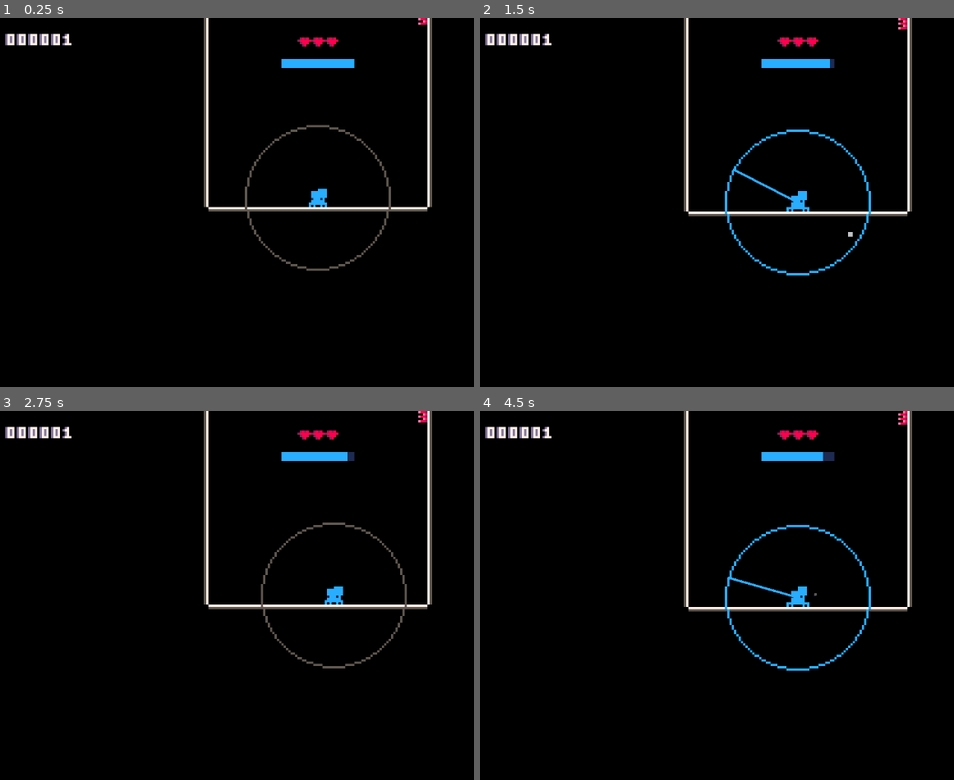
Above: before the commit, frames 1-4 (two rows, left to right).
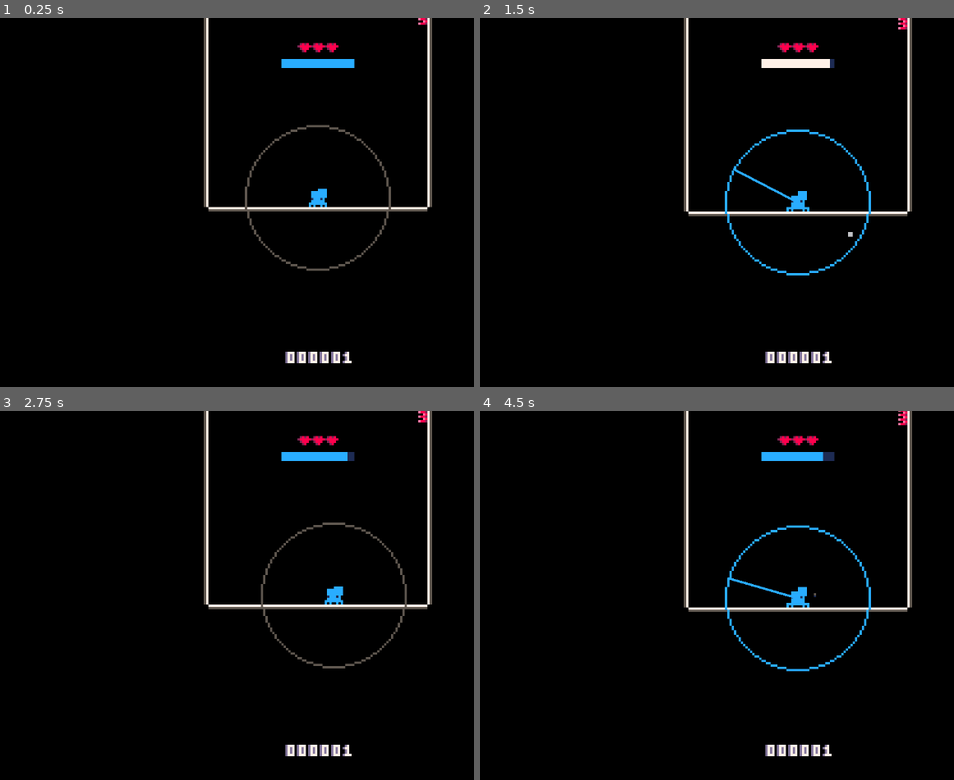
Above: after the commit, the same moments.

Repository: Flamenccio/spider-jump
Game: Godot game, scene res://scenes/game.tscn
Two runs of this game, one before a commit and one after it. Both use one fixed random seed, a clock stepped at 60 frames per second and the inputs below. The engine's default icon, where the game draws it, is replaced by a stand-in: a white triangle on a blue panel in a dark square.
Inputs (mouse positions are in pixels of both pictures, inside the frame that each line leads up to):
- Up to frame 1 (0.25 s): no input
- Up to frame 2 (1.5 s): tap Enter at 0.5 s; move the mouse to (944, 184) at 0.52 s; press the mouse at (944, 184) at 0.53 s; hold D (move_right) 0.53-1.25 s; release the mouse at (944, 184) at 1.25 s; drag from (664, 220) to (797, 29) at 1.27 s
- Up to frame 3 (2.75 s): move the mouse to (383, 514) at 2.02 s; hold D (move_right) from 2.03 s (still down); tap Delete at 2.1 s
- Up to frame 4 (4.5 s): release D (move_right) at 2.75 s; drag from (764, 669) to (811, 599) at 2.77 s; move the mouse to (outside the picture) at 3.52 s; hold A (move_left) 3.53-4.25 s; tap V at 3.6 s; drag from (598, 540) to (797, 599) at 4.27 s

The runs differ from the first frame. In frame 1, 1.0% of the frame differs, in the area x 1-75%, y 4-94%; in frame 2, 1.4%; in frame 3, 1.0%; in frame 4, 1.9%, in the area x 1-92%, y 0-94%.

Commit message:
make ui look nicer

Diff:
--- a/project.godot
+++ b/project.godot
@@ -25,6 +25,7 @@
 window/size/resizable=false
 window/stretch/mode="viewport"
 window/stretch/aspect="keep_height"
+window/stretch/scale_mode="integer"
 
 [dotnet]
 
--- a/scenes/game.tscn
+++ b/scenes/game.tscn
@@ -19,6 +19,8 @@
 [ext_resource type="Script" uid="uid://dnoeb3fn86sbl" path="res://scripts/player/player_stats.gd" id="17_gxtfn"]
 [ext_resource type="Script" uid="uid://ce1isg2vm823x" path="res://scripts/player/pull_dragline.gd" id="18_twgab"]
 [ext_resource type="Script" uid="uid://bhhvu1j2kktg0" path="res://scripts/player/player_safe_spot.gd" id="20_1kice"]
+[ext_resource type="Script" uid="uid://c1k8ocrddkrar" path="res://scripts/ui/heart_shatter_particles.gd" id="21_5newe"]
+[ext_resource type="Texture2D" uid="uid://c0xc1146gnb15" path="res://sprites/heart_shatter_particles-Sheet.png" id="21_37s47"]
 
 [sub_resource type="RectangleShape2D" id="RectangleShape2D_eow3j"]
 size = Vector2(256, 16)
@@ -28,6 +30,10 @@
 
 [sub_resource type="AtlasTexture" id="AtlasTexture_264po"]
 atlas = ExtResource("6_e1j6l")
+
+[sub_resource type="AtlasTexture" id="AtlasTexture_1kice"]
+atlas = ExtResource("21_37s47")
+region = Rect2(3, 3, 2, 2)
 
 [node name="Game" type="Node2D" node_paths=PackedStringArray("_player")]
 script = ExtResource("1_264po")
@@ -119,6 +125,20 @@
 scale = Vector2(0.0195312, 0.0195312)
 texture = SubResource("AtlasTexture_264po")
 
+[node name="HeartShatterParticles" type="CPUParticles2D" parent="."]
+emitting = false
+amount = 25
+texture = SubResource("AtlasTexture_1kice")
+lifetime = 2.0
+one_shot = true
+explosiveness = 1.0
+direction = Vector2(0, -1)
+spread = 22.5
+gravity = Vector2(0, 245)
+initial_velocity_min = 50.0
+initial_velocity_max = 150.0
+script = ExtResource("21_5newe")
+
 [connection signal="on_game_over" from="." to="UI/DeathScreen" method="show"]
 [connection signal="score_updated" from="." to="PlayerStats" method="update_score"]
 [connection signal="stamina_drained" from="." to="PlayerStats" method="change_stamina"]
@@ -142,6 +162,7 @@
 [connection signal="external_stamina_restore" from="Player" to="PlayerStats" method="change_stamina"]
 [connection signal="body_entered" from="LevelSpawnTrigger" to="LevelSpawnTrigger" method="_on_player_entered"]
 [connection signal="player_entered" from="LevelSpawnTrigger" to="LevelSpawner" method="spawn_new_level"]
+[connection signal="external_health_lost" from="UI/Hud" to="HeartShatterParticles" method="spawn_particles"]
 [connection signal="health_updated" from="PlayerStats" to="UI/Hud" method="_on_health_updated"]
 [connection signal="player_died" from="PlayerStats" to="." method="game_over"]
 [connection signal="score_updated" from="PlayerStats" to="UI/Hud" method="_on_score_updated"]
--- a/scenes/hud.tscn
+++ b/scenes/hud.tscn
@@ -1,8 +1,9 @@
-[gd_scene load_steps=13 format=3 uid="uid://cflkesovqb44q"]
+[gd_scene load_steps=16 format=3 uid="uid://cflkesovqb44q"]
 
 [ext_resource type="Texture2D" uid="uid://wi6e3alnmqh0" path="res://sprites/main.png" id="1_ahhtf"]
 [ext_resource type="Script" uid="uid://w11jygroadmh" path="res://scripts/ui/hud.gd" id="1_oo0fn"]
 [ext_resource type="Script" uid="uid://c6idgfnvj6gyg" path="res://scripts/ui/life.gd" id="3_6fi6k"]
+[ext_resource type="Script" uid="uid://bpfag8i8be7xl" path="res://scripts/ui/stamina.gd" id="3_hd3ao"]
 [ext_resource type="Script" uid="uid://tjmj5v6lw2as" path="res://scripts/ui/life_bar.gd" id="3_uo2fv"]
 [ext_resource type="Texture2D" uid="uid://dj6nc2r4uunkq" path="res://sprites/life.png" id="4_uo2fv"]
 [ext_resource type="Script" uid="uid://cj0go07001qmk" path="res://scripts/ui/number_display.gd" id="6_5pdws"]
@@ -16,9 +17,17 @@
 atlas = ExtResource("1_ahhtf")
 region = Rect2(16, 64, 32, 8)
 
+[sub_resource type="AtlasTexture" id="AtlasTexture_0i1j5"]
+atlas = ExtResource("1_ahhtf")
+region = Rect2(48, 64, 32, 8)
+
 [sub_resource type="AtlasTexture" id="AtlasTexture_6fi6k"]
 atlas = ExtResource("4_uo2fv")
 region = Rect2(0, 0, 8, 8)
+
+[sub_resource type="AtlasTexture" id="AtlasTexture_hd3ao"]
+atlas = ExtResource("4_uo2fv")
+region = Rect2(16, 0, 8, 8)
 
 [sub_resource type="AtlasTexture" id="AtlasTexture_047uy"]
 atlas = ExtResource("4_uo2fv")
@@ -58,32 +67,37 @@
 value = 50.0
 texture_under = SubResource("AtlasTexture_oo0fn")
 texture_progress = SubResource("AtlasTexture_ahhtf")
+script = ExtResource("3_hd3ao")
+_flash_sprite = SubResource("AtlasTexture_0i1j5")
+_normal_sprite = SubResource("AtlasTexture_ahhtf")
 
 [node name="Life" type="MarginContainer" parent="."]
 layout_mode = 1
 anchors_preset = 5
 anchor_left = 0.5
 anchor_right = 0.5
-offset_left = -16.0
-offset_top = 26.0
-offset_right = 16.0
-offset_bottom = 34.0
+offset_left = -10.0
+offset_top = 36.0
+offset_right = 10.0
+offset_bottom = 44.0
 grow_horizontal = 2
 scale = Vector2(4, 4)
-pivot_offset = Vector2(16, 0)
+pivot_offset = Vector2(10, 0)
 
-[node name="HFlowContainer" type="HFlowContainer" parent="Life"]
+[node name="HFlowContainer" type="HFlowContainer" parent="Life" node_paths=PackedStringArray("parent")]
 layout_mode = 2
 size_flags_vertical = 0
 theme_override_constants/h_separation = -2
 alignment = 1
 script = ExtResource("3_uo2fv")
+parent = NodePath("..")
 
 [node name="Life" type="TextureRect" parent="Life/HFlowContainer"]
 layout_mode = 2
 size_flags_horizontal = 0
 texture = SubResource("AtlasTexture_6fi6k")
 script = ExtResource("3_6fi6k")
+_flash_sprite = SubResource("AtlasTexture_hd3ao")
 _full_sprite = SubResource("AtlasTexture_047uy")
 _empty_sprite = SubResource("AtlasTexture_5pdws")
 
@@ -92,6 +106,7 @@
 size_flags_horizontal = 0
 texture = SubResource("AtlasTexture_6fi6k")
 script = ExtResource("3_6fi6k")
+_flash_sprite = SubResource("AtlasTexture_hd3ao")
 _full_sprite = SubResource("AtlasTexture_047uy")
 _empty_sprite = SubResource("AtlasTexture_5pdws")
 
@@ -100,20 +115,30 @@
 size_flags_horizontal = 0
 texture = SubResource("AtlasTexture_6fi6k")
 script = ExtResource("3_6fi6k")
+_flash_sprite = SubResource("AtlasTexture_hd3ao")
 _full_sprite = SubResource("AtlasTexture_047uy")
 _empty_sprite = SubResource("AtlasTexture_5pdws")
 
 [node name="Score" type="MarginContainer" parent="."]
 layout_mode = 1
-offset_left = 24.0
-offset_top = 24.0
-offset_right = 64.0
-offset_bottom = 64.0
+anchors_preset = 7
+anchor_left = 0.5
+anchor_top = 1.0
+anchor_right = 0.5
+anchor_bottom = 1.0
+offset_left = -20.0
+offset_top = -66.0
+offset_right = 20.0
+offset_bottom = -26.0
+grow_horizontal = 2
+grow_vertical = 0
 scale = Vector2(4, 4)
+pivot_offset = Vector2(19, 0)
 
 [node name="HFlowContainer" type="HFlowContainer" parent="Score"]
 layout_mode = 2
 theme_override_constants/h_separation = -1
+alignment = 1
 script = ExtResource("6_5pdws")
 
 [node name="DigitDisplay" parent="Score/HFlowContainer" instance=ExtResource("6_047uy")]
@@ -137,3 +162,5 @@
 [connection signal="internal_health_updated" from="." to="Life/HFlowContainer" method="display_life"]
 [connection signal="internal_score_updated" from="." to="Score/HFlowContainer" method="display_value"]
 [connection signal="internal_stamina_updated" from="." to="Energy/CenterContainer/Stamina" method="set_value"]
+[connection signal="value_changed" from="Energy/CenterContainer/Stamina" to="Energy/CenterContainer/Stamina" method="_flash" unbinds=1]
+[connection signal="life_lost" from="Life/HFlowContainer" to="." method="_internal_on_life_lost"]
--- a/scripts/levels/level_spawner.gd
+++ b/scripts/levels/level_spawner.gd
@@ -78,10 +78,8 @@
 	if _active_levels_queue.size() >= _MAX_ACTIVE_LEVELS:
 		var old = _active_levels_queue.pop_front() as Node
 		old.queue_free()
-		print('DESTROYED: ', old.get_instance_id())
 
 
 func spawn_new_level():
 	var random := _loaded_levels.pick_random() as SavedLevel
-	#print('random level: ', random)
 	_spawn_level(random)
--- a/scripts/player/safe_state.gd
+++ b/scripts/player/safe_state.gd
@@ -51,10 +51,6 @@
 
 func _safe_spot_updated(in_screen: bool) -> void:
 	_safe_spot_in_screen = in_screen
-	if not _safe_spot_in_screen:
-		print('safe spot is not safe!!!!')
-	else:
-		print('never mind!!!')
 
 
 ## Called when the the player's safe spot is off screen.
--- /dev/null
+++ b/scripts/ui/heart_shatter_particles.gd
@@ -0,0 +1,10 @@
+extends CPUParticles2D
+
+func spawn_particles(at: Control) -> void:
+	if emitting:
+		return
+	var translation = get_canvas_transform().affine_inverse() * at.get_canvas_transform()
+	var pos = translation * (at.global_position + (at.size * at.scale / 2.0))
+	print("SIZE: ", at.size)
+	global_position = pos
+	emitting = true
--- a/scripts/ui/hud.gd
+++ b/scripts/ui/hud.gd
@@ -1,4 +1,6 @@
 extends Control
+
+signal external_health_lost(where: Control)
 
 signal internal_stamina_updated(current_stamina: float)
 signal internal_health_updated(current_health: int)
@@ -15,3 +17,7 @@
 
 func _on_score_updated(current_score: int) -> void:
 	internal_score_updated.emit(current_score)
+
+
+func _internal_on_life_lost(screen_coords: Control) -> void:
+	external_health_lost.emit(screen_coords)
--- a/scripts/ui/life.gd
+++ b/scripts/ui/life.gd
@@ -1,22 +1,39 @@
 extends TextureRect
 
+@export var _flash_sprite: Texture2D
 @export var _full_sprite: Texture2D
 @export var _empty_sprite: Texture2D
 @export var _start_full: bool = true
+var _flash_timer: Timer = Timer.new()
+var _next_texture: Texture2D
+
+const _FLASH_DURATION = 0.10
 
 func _ready() -> void:
-	if _full_sprite == null or _empty_sprite == null:
+
+	if _full_sprite == null or _empty_sprite == null or _flash_sprite == null:
 		printerr('life hud: empty sprites!')
 		return
 	if _start_full:
-		set_full()
+		texture = _full_sprite
 	else:
-		set_empty()
+		texture = _empty_sprite
+
+	_flash_timer.wait_time = _FLASH_DURATION
+	_flash_timer.one_shot = true
+	_flash_timer.timeout.connect(func(): texture = _next_texture)
+	add_child(_flash_timer)
 
 
 func set_full() -> void:
-	texture = _full_sprite
+	_flash(_full_sprite)
 
 
 func set_empty() -> void:
-	texture = _empty_sprite
+	_flash(_empty_sprite)
+
+
+func _flash(next_texture: Texture2D) -> void:
+	_next_texture = next_texture
+	texture = _flash_sprite
+	_flash_timer.start()
--- a/scripts/ui/life_bar.gd
+++ b/scripts/ui/life_bar.gd
@@ -1,7 +1,10 @@
 extends HFlowContainer
 
+@export var parent: Control
 var items: Array[TextureRect]
 var _current_item: int = 0
+
+signal life_lost(screen_coords: Transform2D)
 
 func _ready() -> void:
 	# Get children and sort them by x-axis
@@ -29,6 +32,7 @@
 			# Reduce life
 			items[_current_item].call('set_empty')
 			_current_item -= 1
+			life_lost.emit(parent)
 		else:
 			# Increase life
 			_current_item += 1
--- /dev/null
+++ b/scripts/ui/stamina.gd
@@ -0,0 +1,21 @@
+extends TextureProgressBar
+
+@export var _flash_sprite: Texture2D
+@export var _normal_sprite: Texture2D
+var _flash_timer: Timer = Timer.new()
+
+const _FLASH_DURATION = 0.10
+
+func _ready() -> void:
+	_flash_timer.wait_time = _FLASH_DURATION
+	_flash_timer.one_shot = true
+	_flash_timer.timeout.connect(func(): texture_progress = _normal_sprite)
+	add_child(_flash_timer)
+
+
+## Called when the stamina bar progress changes
+func _flash() -> void:
+	if _flash_timer.time_left > 0:
+		return
+	texture_progress = _flash_sprite
+	_flash_timer.start()
--- /dev/null
+++ b/shaders/particle_randomizer.gdshader
@@ -0,0 +1,19 @@
+shader_type canvas_item;
+
+uniform sampler2DArray sprite;
+varying flat int sprite_num;
+
+float rand(vec2 co){
+    return fract(sin(dot(co.xy ,vec2(12.9898,78.233))) * 43758.5453);
+}
+
+void vertex() {
+	float r = rand(vec2(TIME, 0.0));
+	r = round(r);
+	sprite_num = int(mod(r, 5.0));
+}
+
+void fragment() {
+	vec4 col = texture(sprite, vec3(UV, float(sprite_num)));
+	COLOR = col;
+}
Not shown: 1 places in scenes/game.tscn that only renumber resources
Not shown, added: scripts/ui/heart_shatter_particles.gd.uid
Not shown, added: scripts/ui/stamina.gd.uid
Not shown, added: shaders/particle_randomizer.gdshader.uid
Binary file added: sprites/heart_shatter_particles-Sheet.png
Not shown, added: sprites/heart_shatter_particles-Sheet.png.import
Binary file changed: sprites/life.png
Binary file changed: sprites/main.png
